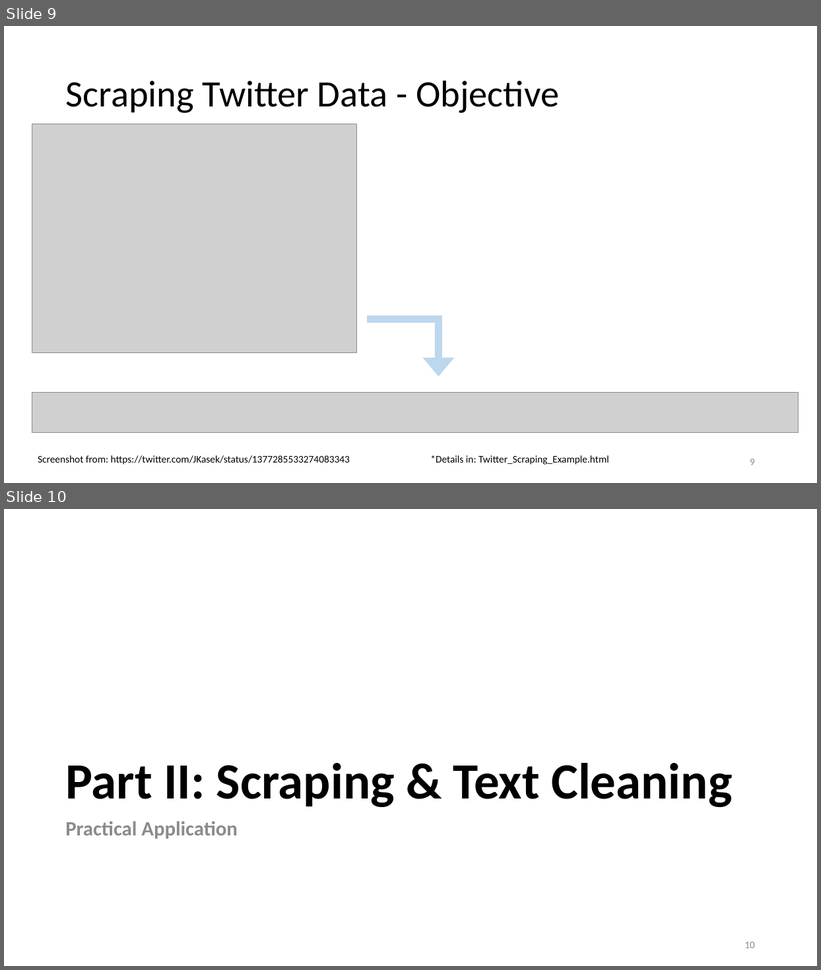
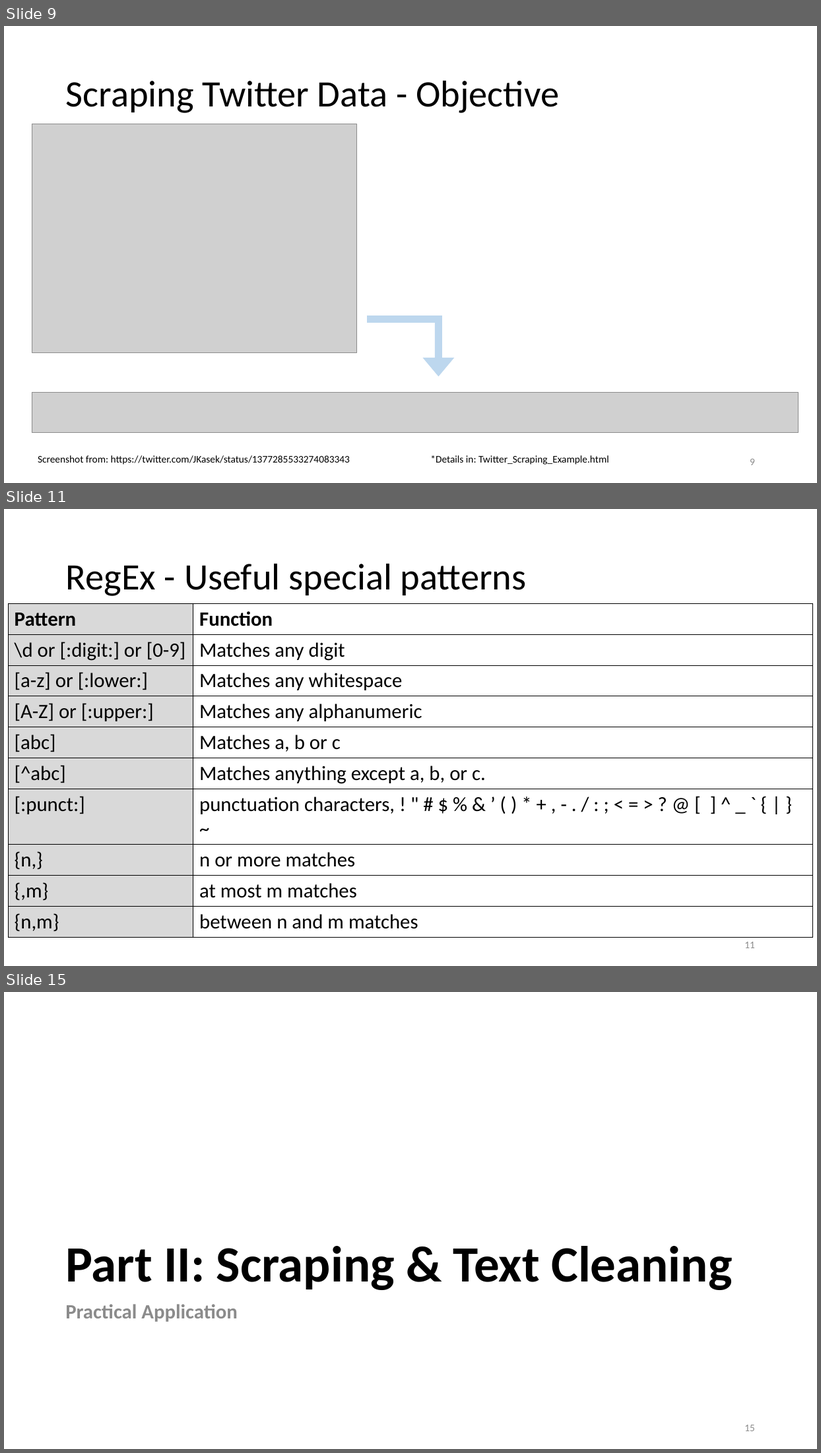
Before and after one commit to lisa-wm/consulting, a slide deck: 5_seminar/Contents_Part_02/Präsentation_Teil2.pptx. Shown one above the other, each under a label of ours: slides 9 and 10 before the commit, slides 9, 11 and 15 after it; the slides between them are not shown. The pictures are 821x970 and 821x1453 pixels, drawn with LibreOffice and Linux fonts; fonts in the diff are those of the drawing; grey boxes stand for pictures. Boxes give left, top, right and bottom in pixels: in the first picture for what was removed or moved away, otherwise in the second. Text is boxed around its words. In the diff, an @@ line names an element or a change of style, - is before the commit and + after.

```diff
--- a/5_seminar/Contents_Part_02/Präsentation_Teil2.pptx
+++ b/5_seminar/Contents_Part_02/Präsentation_Teil2.pptx
@@ slide 11 added at box(4, 509, 817, 966), background #FFFFFF @@
@@ title added at box(66, 563, 527, 596), 44 pt, text #000000 @@
+RegEx - Useful special patterns
@@ table added at box(8, 603, 813, 934), 10 rows, 2 columns @@
+Pattern | Function
+\d or [:digit:] or [0-9] | Matches any digit
+[a-z] or [:lower:] | Matches any whitespace
+[A-Z] or [:upper:] | Matches any alphanumeric
+[abc] | Matches a, b or c
+[^abc] | Matches anything except a, b, or c.
+[:punct:] | punctuation characters, ! " # $ % & ’ ( ) * + , - . / : ; < = > ? @ [ ] ^ _ ` { | } ~
+{n,} | n or more matches
+{,m} | at most m matches
+{n,m} | between n and m matches
@@ page number added at box(745, 942, 755, 949), 12 pt, text #8C8C8C @@
+11
@@ what was slide 10 is now slide 15 @@
@@ page number at box(745, 1425, 755, 1432): text changed @@
-10
+15
```
Also in this commit, not shown: 6 slides changed, 4 other slides added, 4 other files.
